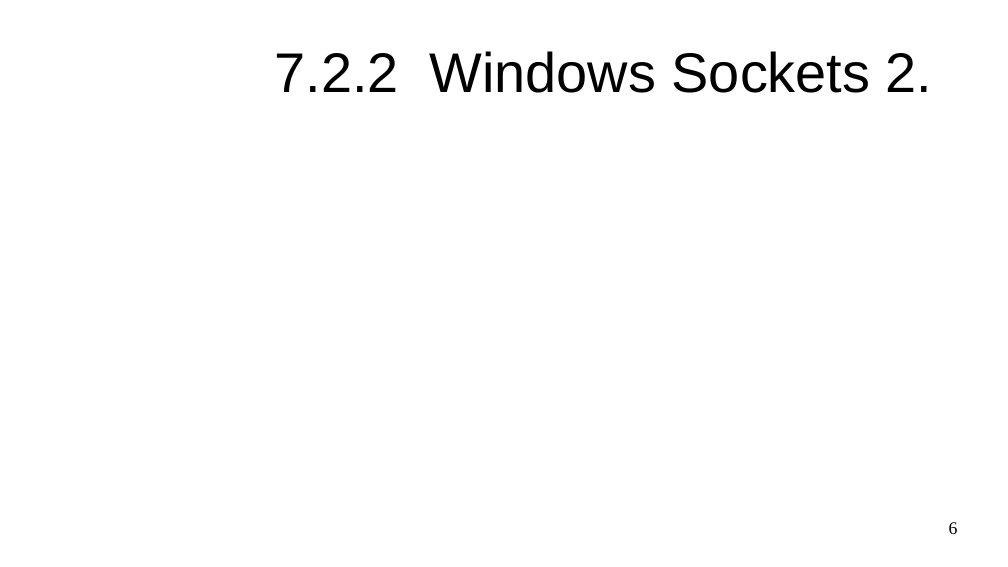
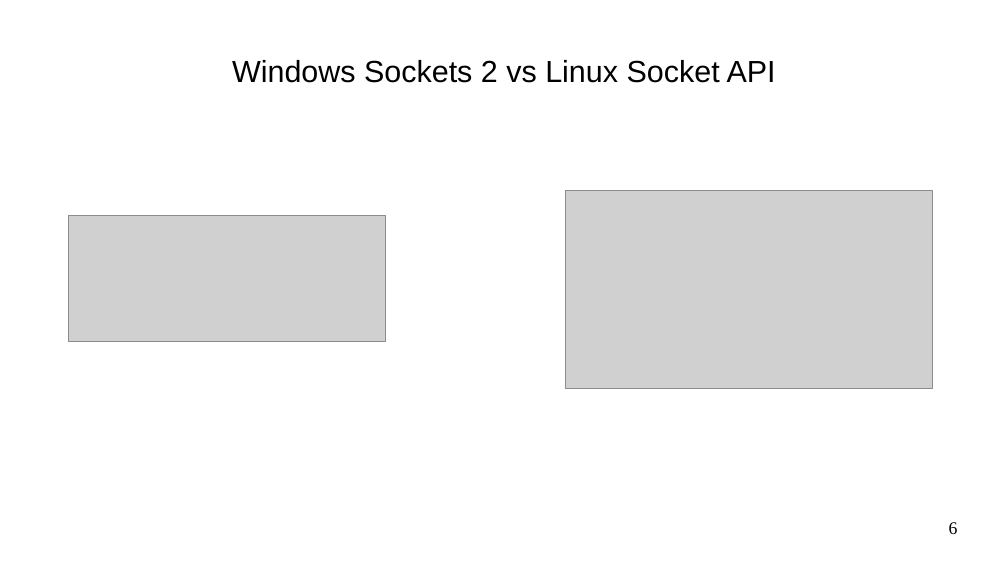
Before and after one commit to steelcraft/stud-lab, a slide deck: slide 6 of Лекции/CBNET01#L5.odp. Drawn at 1008x567 pixels with LibreOffice and Linux fonts; fonts in the diff are those of the drawing; grey boxes stand for pictures. Boxes give left, top, right and bottom in pixels: in the first picture for what was removed or moved away, otherwise in the second. Text is boxed around its words. In the diff, an @@ line names an element or a change of style, - is before the commit and + after.

```diff
--- a/Лекции/CBNET01#L5.odp
+++ b/Лекции/CBNET01#L5.odp
@@ title at <box>232,60,776,83</box>: text changed; size 44 to 24 pt @@
-7.2.2 Windows Sockets 2.
+Windows Sockets 2 vs Linux Socket API
@@ picture added at <box>565,191,932,390</box> @@
@@ picture added at <box>69,216,386,342</box> @@
```
Also in this commit, not shown: 1 other slide changed, 2 slides added, 2 slides removed.
